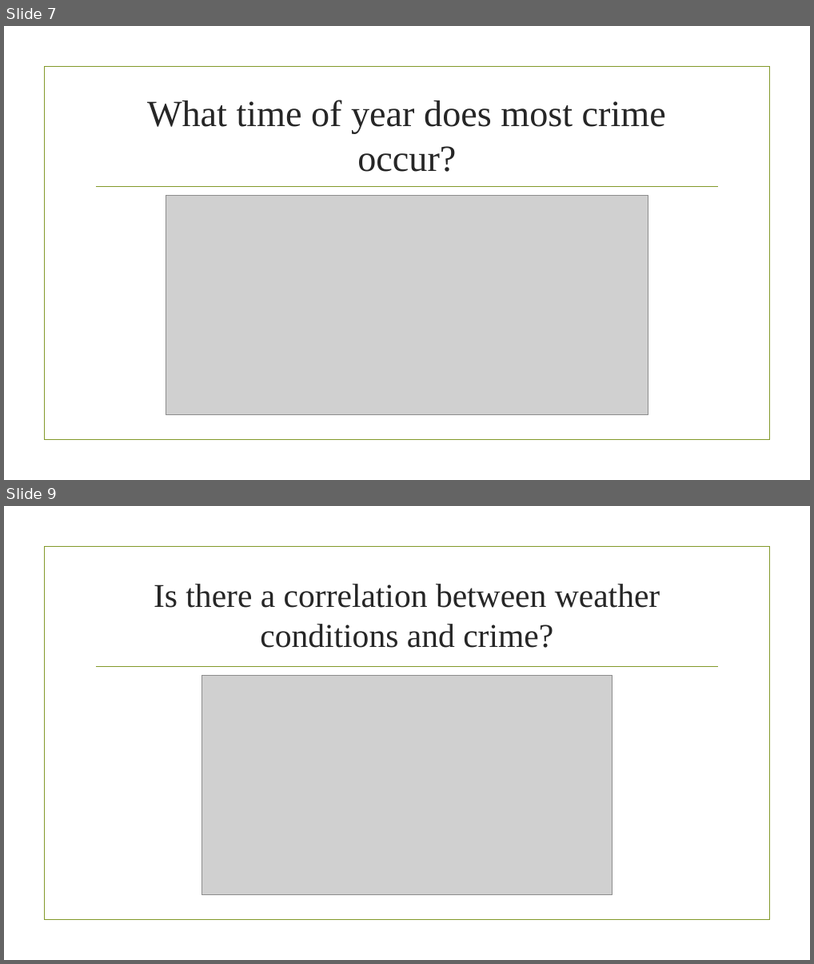
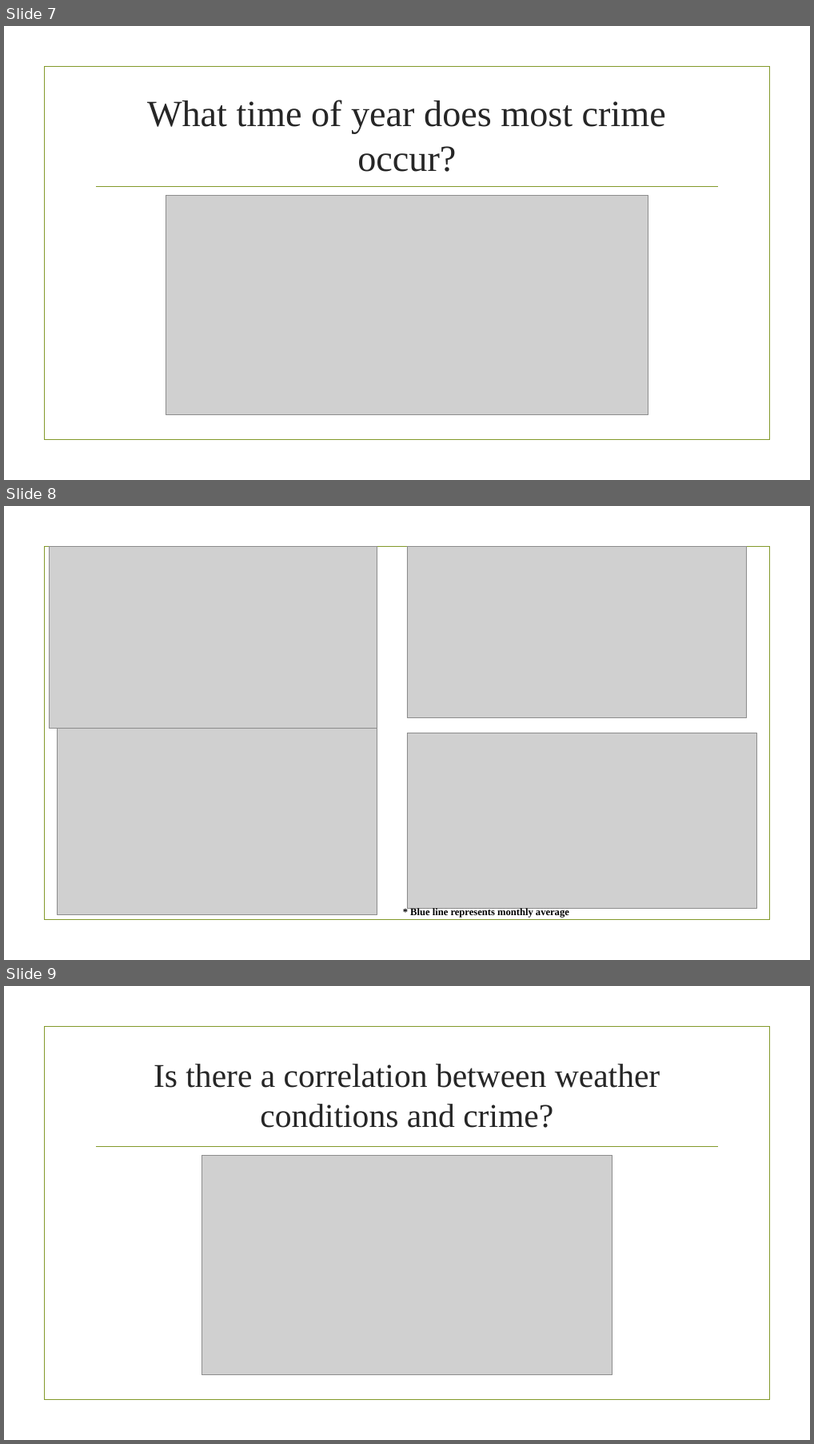
Before and after one commit to alfanoaj/Project-1, a slide deck: Crime vs. Weather.pptx. Shown one above the other, each under a label of ours: slides 7 and 9 before the commit, slides 7, 8 and 9 after it; the slides between them are not shown. The pictures are 814x964 and 814x1444 pixels, drawn with LibreOffice and Linux fonts; fonts in the diff are those of the drawing; grey boxes stand for pictures; background and template pictures are left out. Boxes give left, top, right and bottom in pixels: in the first picture for what was removed or moved away, otherwise in the second. Text is boxed around its words. In the diff, an @@ line names an element or a change of style, - is before the commit and + after.

```diff
--- a/Crime vs. Weather.pptx
+++ b/Crime vs. Weather.pptx
@@ slide 8 added at (4, 506, 810, 960), background picture (left out); not listed: 1 template element that a slide beside it also shows @@
@@ picture added at (50, 547, 378, 728) @@
@@ picture added at (407, 547, 747, 718) @@
@@ picture added at (58, 728, 378, 914) @@
@@ picture added at (407, 733, 757, 908) @@
@@ text added at (410, 908, 570, 917), 12 pt, text #000000, bold @@
+* Blue line represents monthly average
```
Also in this commit, not shown: 3 slides changed, 1 slide removed.
